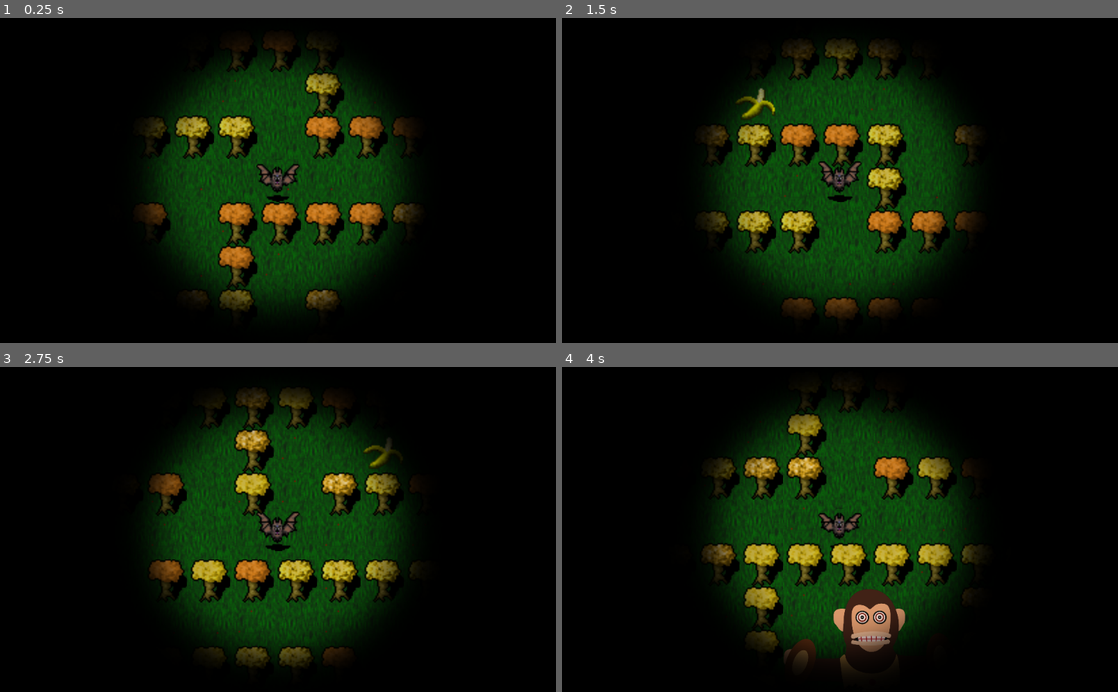
Above: before the commit, frames 1-4 (two rows, left to right).
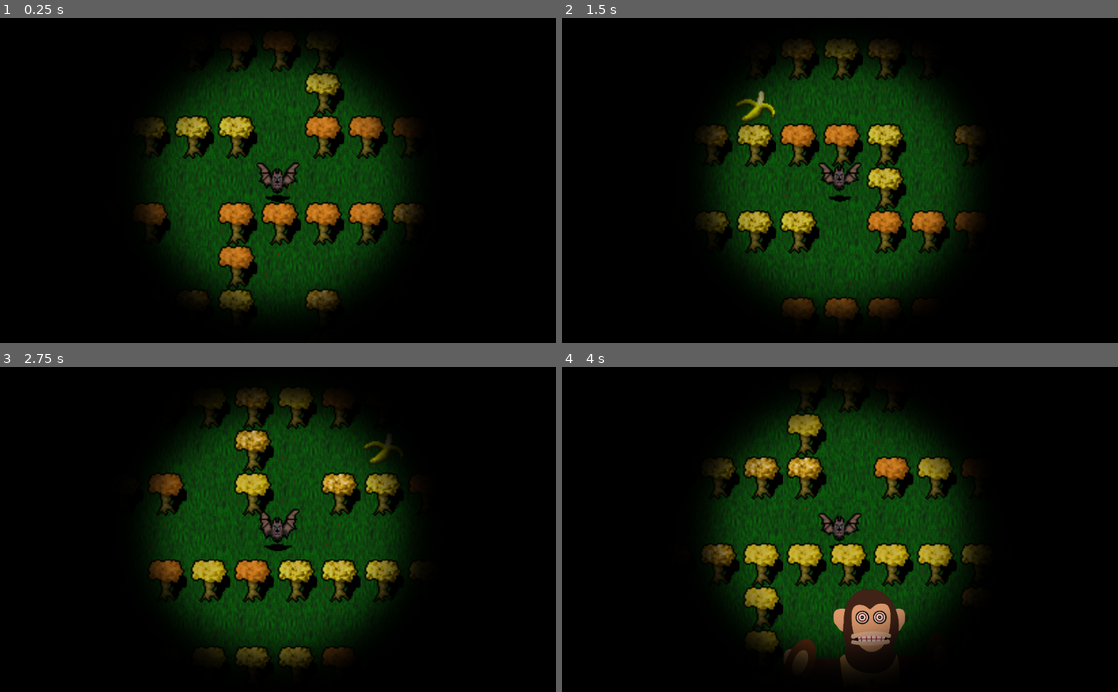
Above: after the commit, the same moments.

Repository: paavonelimarkka/whackman
Game: Godot game, scene res://Map.tscn
Same seed, same stepped clock (60 frames per second), same inputs: the game is played once before the commit and once after it. This scene is started directly instead of the project's main scene.
Inputs:
- Up to frame 1 (0.25 s): no input
- Up to frame 2 (1.5 s): hold Space (camera_swap) 0.53-1.28 s; hold W (up) from 0.53 s (still down); tap Space (camera_swap) at 1.35 s
- Up to frame 3 (2.75 s): release W (up) at 2.03 s; hold A (left) from 2.03 s (still down); hold Space (camera_swap) from 2.03 s (still down)
- Up to frame 4 (4 s): release Space (camera_swap) at 2.78 s; tap Space (camera_swap) at 2.85 s; release A (left) at 3.53 s; hold S (down) from 3.53 s (still down); hold Space (camera_swap) from 3.53 s (still down)

The runs differ from the first frame. In frame 1, 0.2% of the frame differs, in the area x 46-54%, y 44-57%; in frame 2, 0.5%, in the area x 31-54%, y 21-57%; in frame 3, 0.4%; in frame 4, 0.3%.

Commit message:
Add banana picked script

Diff:
--- /dev/null
+++ b/game objects/banana.gd
@@ -0,0 +1,12 @@
+extends Node
+
+# Called when the node enters the scene tree for the first time.
+func _ready():
+	print("OLEN BANAANI")
+	connect("body_entered", self, "_on_body_entered")
+
+func _on_body_entered(body):
+	if (body.get_name() == 'Player'):
+		print('banana_picked')
+		emit_signal('banana_picked')
+		queue_free()
--- a/game objects/banana.tscn
+++ b/game objects/banana.tscn
@@ -1,6 +1,7 @@
-[gd_scene load_steps=14 format=2]
+[gd_scene load_steps=15 format=2]
 
 [ext_resource path="res://sprites/banana.png" type="Texture" id=1]
+[ext_resource path="res://game objects/banana.gd" type="Script" id=2]
 
 [sub_resource type="AtlasTexture" id=1]
 flags = 4
@@ -62,14 +63,15 @@
 
 [sub_resource type="CircleShape2D" id=12]
 
-[node name="Banana" type="StaticBody2D"]
+[node name="Banana" type="Area2D"]
 collision_layer = 32
-collision_mask = 0
+collision_mask = 8
+script = ExtResource( 2 )
 
 [node name="AnimatedSprite" type="AnimatedSprite" parent="."]
 position = Vector2( 16, 16 )
 frames = SubResource( 11 )
-frame = 4
+frame = 2
 speed_scale = 2.5
 playing = true
 
--- a/game objects/player.tscn
+++ b/game objects/player.tscn
@@ -136,7 +136,7 @@
 
 [node name="AnimatedSprite" type="AnimatedSprite" parent="."]
 frames = SubResource( 8 )
-frame = 1
+frame = 2
 speed_scale = 2.5
 playing = true
 
